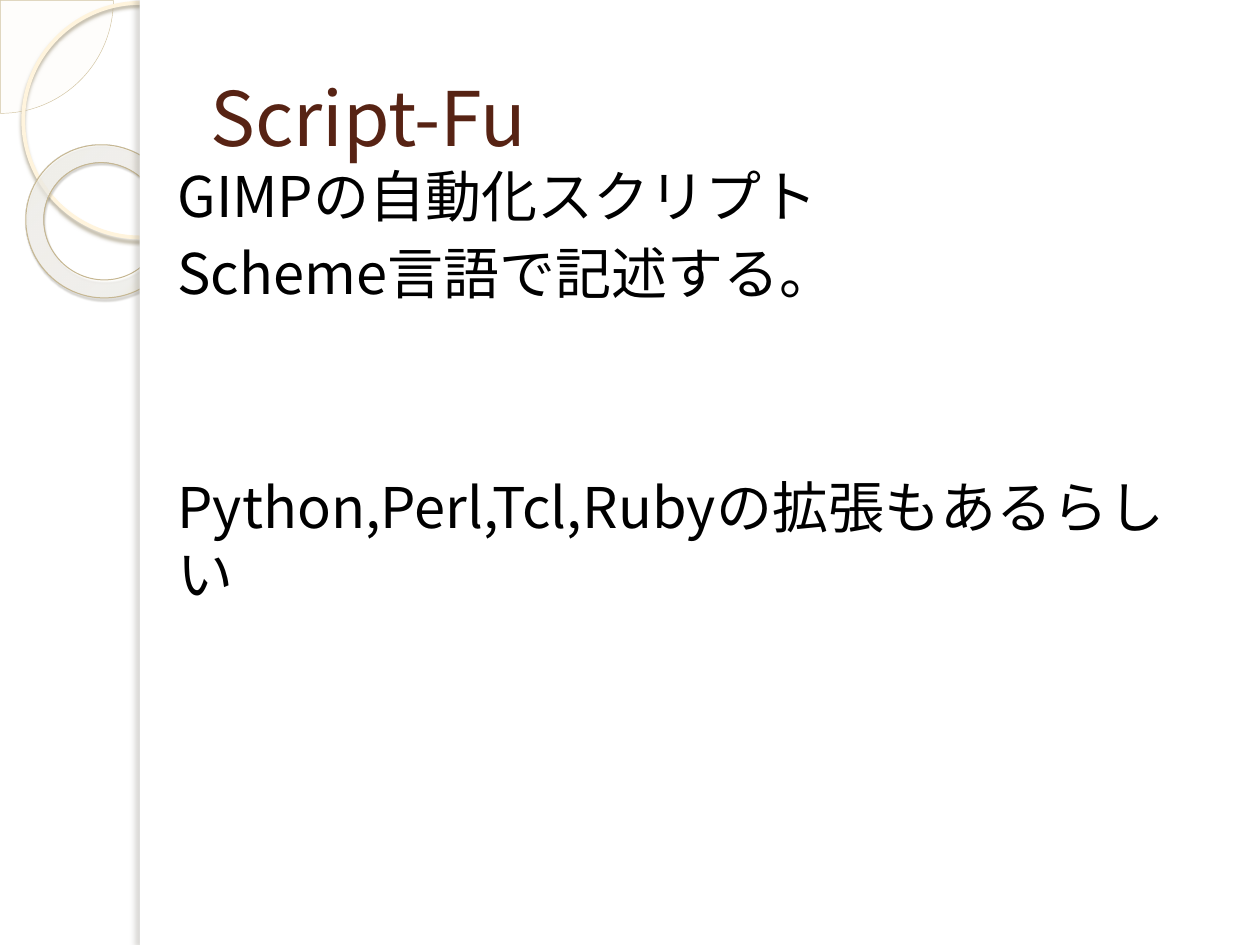
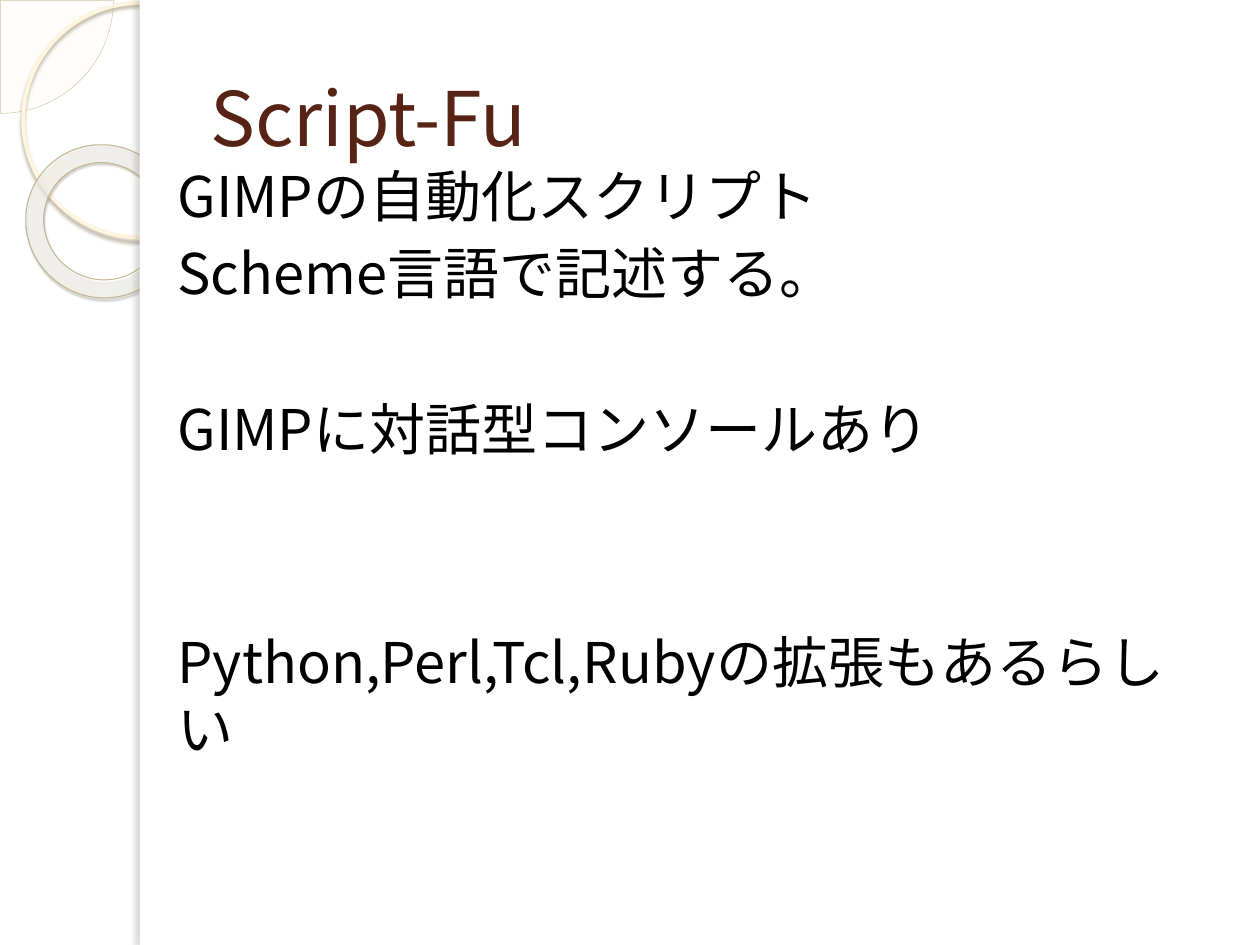
Before and after one commit to yuridonus/FEstudy, a slide deck: slide 14 of gimp2.pptx (slide 13 before the commit). Drawn at 1260x945 pixels with LibreOffice and Linux fonts; fonts in the diff are those of the drawing; background and template pictures are left out. Boxes give left, top, right and bottom in pixels: in the first picture for what was removed or moved away, otherwise in the second. Text is boxed around its words. In the diff, an @@ line names an element or a change of style, - is before the commit and + after.

```diff
--- a/gimp2.pptx
+++ b/gimp2.pptx
@@ text at (177,403,929,455): paragraph added @@
+GIMPに対話型コンソールあり
```
Also in this commit, not shown: 10 other slides changed, 5 slides added, 2 slides removed, 3 other files.
